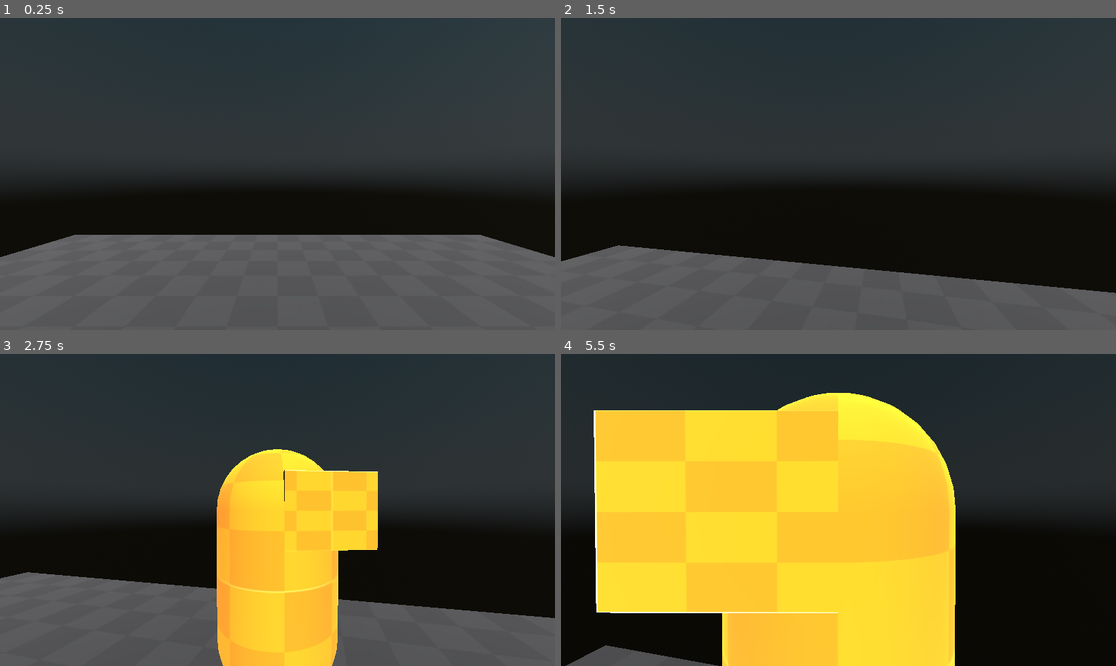
Above: before the commit, frames 1-4 (two rows, left to right).
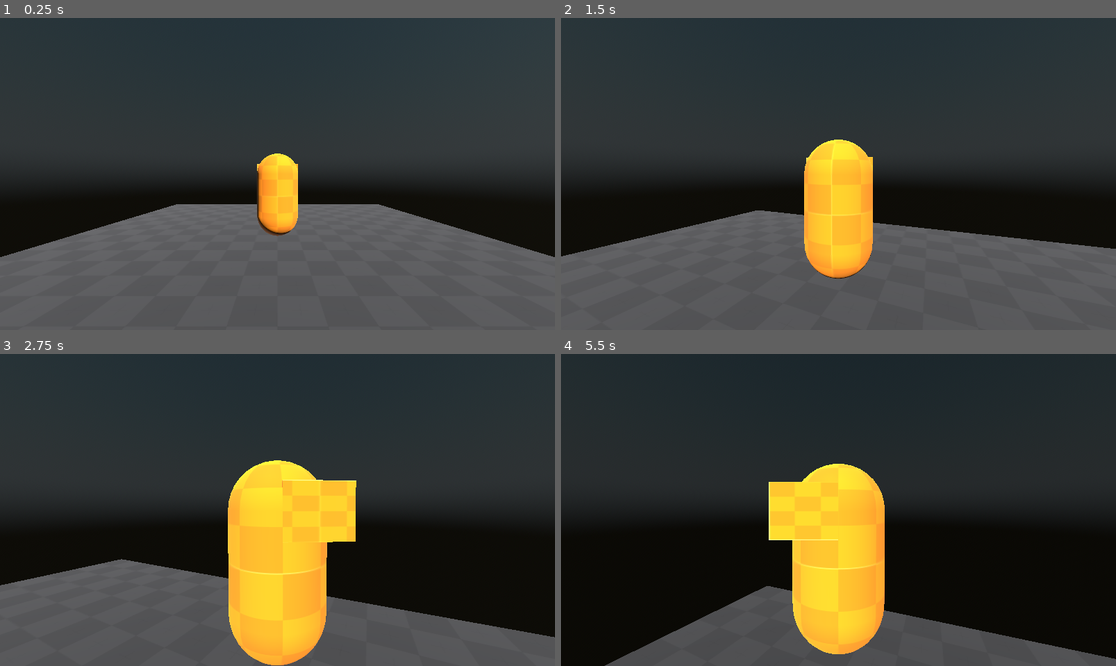
Above: after the commit, the same moments.

Repository: FroggLeo/driving-game
Game: Godot game, scene res://world.tscn
Same seed, same stepped clock (60 frames per second), same inputs: the game is played once before the commit and once after it.
Inputs (mouse positions are in pixels of both pictures, inside the frame that each line leads up to):
- Up to frame 1 (0.25 s): no input
- Up to frame 2 (1.5 s): tap Enter at 0.5 s; move the mouse to (866, 174) at 0.52 s; hold Right mouse button (move_camera) 0.53-1.28 s; hold W (move_forward) from 0.53 s (still down); tap Mouse wheel up (zoom_in) at 0.8, 1.35 s; move the mouse to (810, 174) at 1.27 s
- Up to frame 3 (2.75 s): tap Mouse wheel down (zoom_out) at 1.55 s; move the mouse to (333, 441) at 2.02 s; release W (move_forward) at 2.03 s; hold D (move_right) from 2.03 s (still down); hold Mouse wheel down (zoom_out) from 2.03 s (still down); right-click (333, 441) at 2.3 s
- Up to frame 4 (5.5 s): move the mouse to (810, 572) at 2.77 s; release D (move_right) at 2.78 s; release Mouse wheel down (zoom_out) at 2.78 s; hold W (move_forward) 2.78-3.53 s; tap Shift (crouch) at 2.85 s; tap Mouse wheel up (zoom_in) at 3.05, 5.3 s; move the mouse to (1005, 556) at 3.52 s; hold Mouse wheel down (zoom_out) 3.53-4.28 s; hold A (move_left) 3.53-5.03 s; tap E (interact) at 3.6 s; move the mouse to (672, 463) at 4.27 s; right-click (672, 463) at 4.35 s; move the mouse to (866, 510) at 5.02 s; hold Space (brake) from 5.03 s (still down); hold Ctrl (sprint) from 5.03 s (still down)

The runs differ from the first frame. In frame 1, 6.5% of the frame differs, in the area x 13-87%, y 43-70%; in frame 2, 15%; in frame 3, 8.8%; in frame 4, 46%, in the area x 0-100%, y 12-100%.

Commit message:
fix 3rd person only mode

Diff:
--- a/godot_project/car/car.gd
+++ b/godot_project/car/car.gd
@@ -17,9 +17,7 @@
 var driver: Node = null
 
 # nodes used
-@onready var driver_cam = $driver_cam
-@onready var third_person_cam = $third_person_spring/third_person_cam
-@onready var third_person_spring = $third_person_spring
+@onready var driver_cam = $markers/driver_cam
 @onready var player_mesh = $mesh
 @onready var exit_location = $markers/exit_loc
 @onready var driver_location = $markers/driver_loc
--- a/godot_project/globalsettings.gd
+++ b/godot_project/globalsettings.gd
@@ -1,8 +1,6 @@
 extends Node
 
-@export var sensitivity: float = 0.2
 @export var paused: bool = false
-@export var zoom_inc: float = 1
 
 # Called when the node enters the scene tree for the first time.
 #func _ready() -> void:
--- a/godot_project/player/player.gd
+++ b/godot_project/player/player.gd
@@ -5,14 +5,15 @@
 @export var run_speed: float = 4.0
 @export var gravity: float = 9.81
 @export var jump_velocity: float = 2.7
-@export_range(0.5, 30, 0.5) var max_zoom: float = 10.0 #TODO
-@export_range(0.5, 30, 0.5) var zoom_increment: float = 10.0 #TODO
-@export var sensitivity: float = 0.2 #TODO
+@export_range(0.5, 30, 0.5) var max_zoom: float = 10.0
+@export_range(0.5, 10, 0.5) var min_zoom: float = 2.0
+@export_range(0.5, 30, 0.025) var zoom_increment: float = 1.0
+@export_range(0.01, 1, 0.01) var sensitivity: float = 0.2
 
 @export_category("Enabled features")
 @export var enable_jumping: bool = true
 @export var enable_first_person: bool = true
-@export var enable_third_person: bool = true #TODO
+@export var enable_third_person: bool = true
 @export var enable_crouch: bool = true
 @export var enable_run: bool = true
 
@@ -29,18 +30,19 @@
 func _ready():
 	if enable_first_person:
 		third_person_spring.spring_length = 0
+		third_person_cam.current = false
+		first_person_cam.make_current()
+		Input.set_mouse_mode(Input.MOUSE_MODE_CAPTURED)
 	else:
 		third_person_spring.spring_length = max_zoom / 2
-	Input.set_mouse_mode(Input.MOUSE_MODE_CAPTURED)
-	third_person_cam.current = false
-	first_person_cam.make_current()
+		first_person_cam.current = false
+		third_person_cam.make_current()
+		Input.set_mouse_mode(Input.MOUSE_MODE_VISIBLE)
 	Global.paused = false
 
 func _unhandled_input(event):
-
-	first_person = third_person_spring.spring_length <= 0
-
 	# release mouse on cancel event
+	# should make this work with multiplayer, reduce global file as much as possible
 	if event.is_action_pressed("ui_cancel"):
 		if Global.paused:
 			if first_person:
@@ -59,35 +61,20 @@
 
 	# first person camera movement
 	if event is InputEventMouseMotion and first_person:
-		rotation_degrees.y -= event.relative.x * Global.sensitivity
-		first_person_cam.rotation_degrees.x -= event.relative.y * Global.sensitivity
+		rotation_degrees.y -= event.relative.x * sensitivity
+		first_person_cam.rotation_degrees.x -= event.relative.y * sensitivity
 		# limits for vertical rotation
 		first_person_cam.rotation_degrees.x = clamp(first_person_cam.rotation_degrees.x, -80, 80)
 
-	# auto switch camera
-	if first_person and enable_third_person:
-		if event.is_action_pressed("zoom_out"):
-			# set the spring length to the smallest allowed
-			third_person_spring.spring_length = Global.zoom_inc
-			third_person_spring.rotation = first_person_cam.rotation
-			third_person_cam.make_current()
-			Input.set_mouse_mode(Input.MOUSE_MODE_VISIBLE)
-		elif get_viewport().get_camera_3d() == third_person_cam:
-			# set the rotation of the player to the rotation of the 3rd person cam
-			rotation.y = third_person_spring.global_transform.basis.get_euler().y
-			# reset the rotation of the mesh and first person cam, created by the 3rd person rotation code
-			first_person_cam.global_rotation.y = rotation.y
-			player_mesh.global_rotation.y = rotation.y
-			# match the rotation of the 3rd person cam
-			first_person_cam.rotation.x = third_person_spring.rotation.x
-			first_person_cam.rotation.z = third_person_spring.rotation.z
-			first_person_cam.make_current()
-			Input.set_mouse_mode(Input.MOUSE_MODE_CAPTURED)
+# Called every frame. 'delta' is the elapsed time since the previous frame.
+func _process(delta: float) -> void:
+	if Global.paused:
+		return
 
+	first_person = third_person_spring.spring_length <= min_zoom and enable_first_person or not enable_third_person
 
-# Called every frame. 'delta' is the elapsed time since the previous frame.
-#func _process(delta: float) -> void:
-#	pass
+	if enable_first_person and enable_third_person:
+		switch_cam()
 
 # movement code
 func _physics_process(delta):
@@ -150,3 +137,24 @@
 		velocity.y = 0
 
 	move_and_slide()
+
+# auto switch camera
+func switch_cam() -> void:
+	if first_person:
+		if Input.is_action_just_pressed("zoom_out"):
+			# set the spring length to the smallest allowed
+			third_person_spring.spring_length = zoom_increment
+			third_person_spring.rotation = first_person_cam.rotation
+			third_person_cam.make_current()
+			Input.set_mouse_mode(Input.MOUSE_MODE_VISIBLE)
+		elif get_viewport().get_camera_3d() == third_person_cam:
+			# set the rotation of the player to the rotation of the 3rd person cam
+			rotation.y = third_person_spring.global_transform.basis.get_euler().y
+			# reset the rotation of the mesh and first person cam, created by the 3rd person rotation code
+			first_person_cam.global_rotation.y = rotation.y
+			player_mesh.global_rotation.y = rotation.y
+			# match the rotation of the 3rd person cam
+			first_person_cam.rotation.x = third_person_spring.rotation.x
+			first_person_cam.rotation.z = third_person_spring.rotation.z
+			first_person_cam.make_current()
+			Input.set_mouse_mode(Input.MOUSE_MODE_CAPTURED)
--- a/godot_project/player/player.tscn
+++ b/godot_project/player/player.tscn
@@ -22,13 +22,13 @@
 
 [node name="player" type="CharacterBody3D"]
 script = ExtResource("1_4flbx")
+enable_first_person = false
 
 [node name="CollisionShape3D" type="CollisionShape3D" parent="."]
 transform = Transform3D(1, 0, 0, 0, 1, 0, 0, 0, 1, 0, 1, 0)
 shape = SubResource("CapsuleShape3D_bu0v1")
 
 [node name="third_person_spring" type="SpringArm3D" parent="."]
-unique_name_in_owner = true
 transform = Transform3D(1, 0, 0, 0, 1, 0, 0, 0, 1, 0, 1.5, 0)
 shape = SubResource("SphereShape3D_oul6g")
 script = ExtResource("2_rkbax")
--- a/godot_project/player/third_person_spring.gd
+++ b/godot_project/player/third_person_spring.gd
@@ -1,43 +1,57 @@
 extends SpringArm3D
 
-var first_person: bool
+@onready var player: CharacterBody3D = get_parent()
+
+var first_person
+var sensitivity
 
 # Called when the node enters the scene tree for the first time.
 func _ready():
-	Input.set_mouse_mode(Input.MOUSE_MODE_CAPTURED)
+	pass
 
 # Called every frame. 'delta' is the elapsed time since the previous frame.
-#func _process(delta: float) -> void:
-#	pass
-
-func _unhandled_input(event: InputEvent) -> void:
+func _process(delta: float) -> void:
 	if Global.paused:
 		return
 
-	first_person = %third_person_spring.spring_length <= 0
-	if first_person:
+	first_person = player.first_person
+	sensitivity = player.sensitivity
+
+	if first_person or not player.enable_third_person:
 		return
+
+	# zoom in and out
+	# TODO smooth zoom movement
+	var zoom_increment = player.zoom_increment
+	var max_zoom = player.max_zoom
+	var min_zoom = player.min_zoom
+
+	if Input.is_action_just_pressed("zoom_in") and spring_length > min_zoom:
+		spring_length -= zoom_increment
+	elif Input.is_action_just_pressed("zoom_out") and spring_length < max_zoom:
+		spring_length += zoom_increment
+
 
 	# HACK lock mouse when rotating at current position
 	#var mouse_pos: Vector2
 	#mouse_pos = get_viewport().get_mouse_position()
 	#Input.warp_mouse(mouse_pos)
 	# mouse control code
-	if event.is_action_pressed("move_camera"):
+	if Input.is_action_pressed("move_camera"):
 		Input.set_mouse_mode(Input.MOUSE_MODE_CAPTURED)
-	elif event.is_action_released("move_camera"):
+	else:
 		Input.set_mouse_mode(Input.MOUSE_MODE_VISIBLE)
+
+
+func _unhandled_input(event: InputEvent) -> void:
+	if Global.paused:
+		return
+	if first_person or not player.enable_third_person:
+		return
 
 	# 3rd person camera rotation code
 	if event is InputEventMouseMotion and Input.is_action_pressed("move_camera"):
-		rotation_degrees.y -= event.relative.x * Global.sensitivity
-		rotation_degrees.x -= event.relative.y * Global.sensitivity
+		rotation_degrees.y -= event.relative.x * sensitivity
+		rotation_degrees.x -= event.relative.y * sensitivity
 		# limits for vertical rotation
 		rotation_degrees.x = clamp(rotation_degrees.x, -80, 40)
-
-	# zoom in and out
-	# TODO smooth zoom movement
-	if event.is_action_pressed("zoom_in"):
-		%third_person_spring.spring_length -= Global.zoom_inc
-	elif event.is_action_pressed("zoom_out") and %third_person_spring.spring_length <= 10:
-		%third_person_spring.spring_length += Global.zoom_inc
